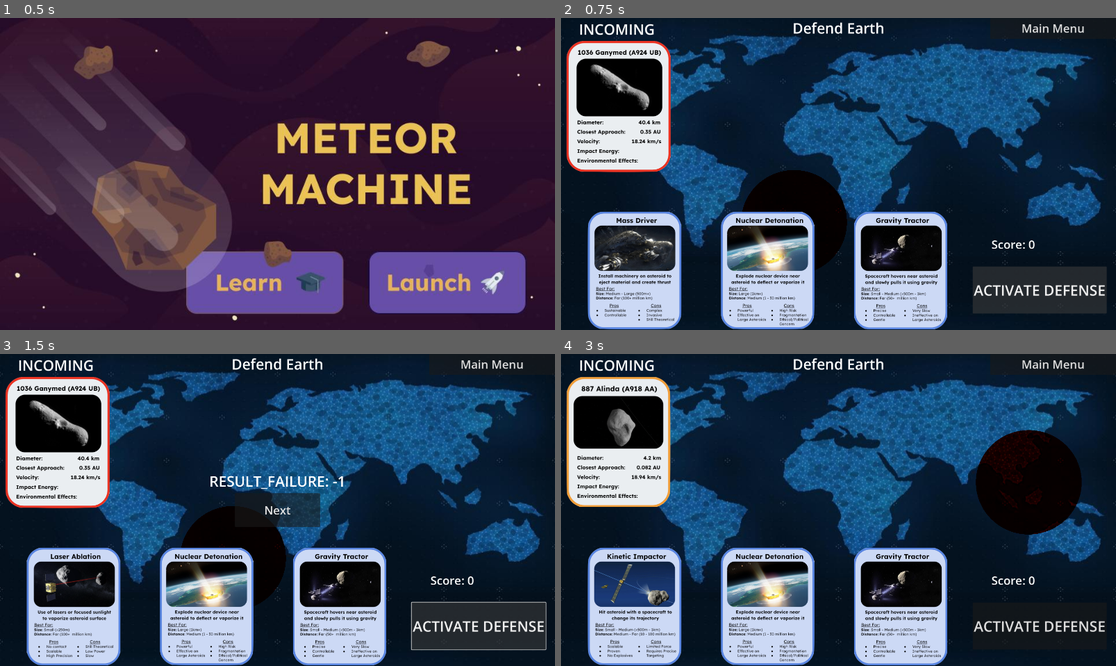
Above: before the commit, frames 1-4 (two rows, left to right).
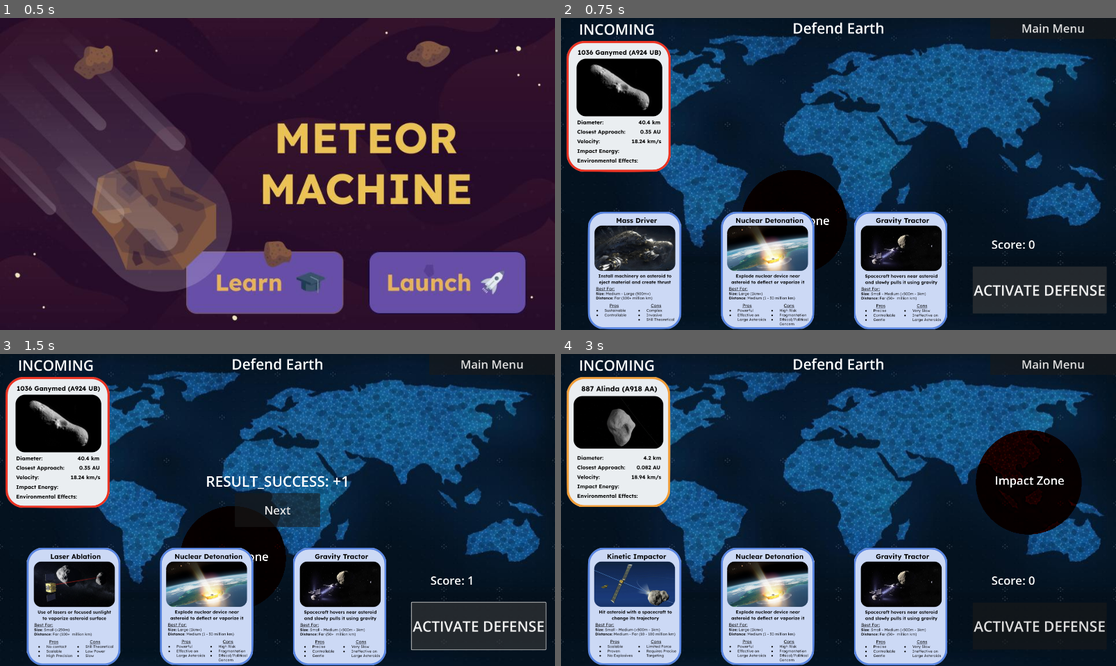
Above: after the commit, the same moments.

Repository: ian2102/Meteor-Machine
Game: Godot game, scene res://Scenes/app.tscn
The game is run twice, just before and just after one commit, with the same random seed, the same clock (stepped at 60 frames per second) and the same inputs.
Inputs (mouse positions are in pixels of both pictures, inside the frame that each line leads up to):
- Up to frame 1 (0.5 s): no input
- Up to frame 2 (0.75 s): click (1010, 283) at 0.5 s
- Up to frame 3 (1.5 s): click "ACTIVATE DEFENSE" at 1.25 s
- Up to frame 4 (3 s): click (1010, 619) at 2 s; click "Next" at 2.75 s

Frame 1 is identical in both runs. In frame 2, less than 0.1% of the frame differs, in the area x 45-49%, y 64-67%; in frame 3, 0.5%, in the area x 37-86%, y 38-74%; in frame 4, 0.1%.

Commit message:
Added demo

Diff:
--- a/Scenes/hit_marker.tscn
+++ b/Scenes/hit_marker.tscn
@@ -17,3 +17,12 @@
 scale = Vector2(0.4, 0.4)
 texture = ExtResource("1_u5oyo")
 stretch_mode = 5
+
+[node name="Label" type="Label" parent="."]
+layout_mode = 0
+offset_left = 200.0
+offset_top = 410.0
+offset_right = 801.0
+offset_bottom = 889.99994
+theme_override_font_sizes/font_size = 100
+text = "Impact Zone"
--- a/Scripts/launch.gd
+++ b/Scripts/launch.gd
@@ -99,19 +99,6 @@
 	selected_card = 2
 
 func _on_activate_button_down() -> void:
-
-	next_card_index = (next_card_index + 1) % cards.size()
-
-	match selected_card:
-		0:
-			card_1.icon = cards[next_card_index][0]
-		1:
-			card_2.icon = cards[next_card_index][0]
-		2:
-			card_3.icon = cards[next_card_index][0]
-
-	cards_data[selected_card][1] = cards[next_card_index][1]
-
 	var status = (asteroid_data[1] == cards_data[selected_card][1])
 	if status:
 		status_label.show()
@@ -127,9 +114,23 @@
 
 	score_label.text = "Score: " + str(score)
 
+	next_card_index = (next_card_index + 1) % cards.size()
+
+	match selected_card:
+		0:
+			card_1.icon = cards[next_card_index][0]
+		1:
+			card_2.icon = cards[next_card_index][0]
+		2:
+			card_3.icon = cards[next_card_index][0]
+
+	cards_data[selected_card] = cards[next_card_index]
+
 func _on_next_button_button_down() -> void:
 	current_asteroid_index = (current_asteroid_index + 1) % asteroids.size()
 	asteroid_card.texture = asteroids[current_asteroid_index][0]
+	asteroid_data = asteroids[current_asteroid_index]
+
 	status_label.hide()
 	next_button.hide()
 
--- a/Scripts/learn.gd
+++ b/Scripts/learn.gd
@@ -74,7 +74,6 @@
 	learn_card.title.text = "Environmental Impact"
 	learn_card.info.text = "Asteroid impacts can trigger massive environmental disasters. A strike in the ocean may cause  …(314 unchanged characters)…
 
-
 func update_defense_cards_info():
 	learn_card.title.text  = ""
 	learn_card.info.text = ""
@@ -106,12 +105,12 @@
 func _on_button_right_button_down() -> void:
 	match selected_section:
 		0:
-			current_index = (current_index - 1 + asteroids.size()) % asteroids.size()
+			current_index = (current_index + 1) % asteroids.size()
 			update_asteroid_info()
 		1:
 			pass
 		2:
-			current_card_index = (current_card_index - 1 + defense_cards.size()) % defense_cards.size()
+			current_card_index = (current_card_index + 1) % defense_cards.size()
 			update_defense_cards_info()
 
 
--- a/project.godot
+++ b/project.godot
@@ -19,7 +19,7 @@
 
 window/size/viewport_width=1920
 window/size/viewport_height=1080
-window/size/mode=3
+window/stretch/aspect="expand"
 
 [input]
 
Binary file added: Assets/LaunchGame.jpg
Not shown, added: Assets/LaunchGame.jpg.import
Not shown, added: demo/demo.mp4
